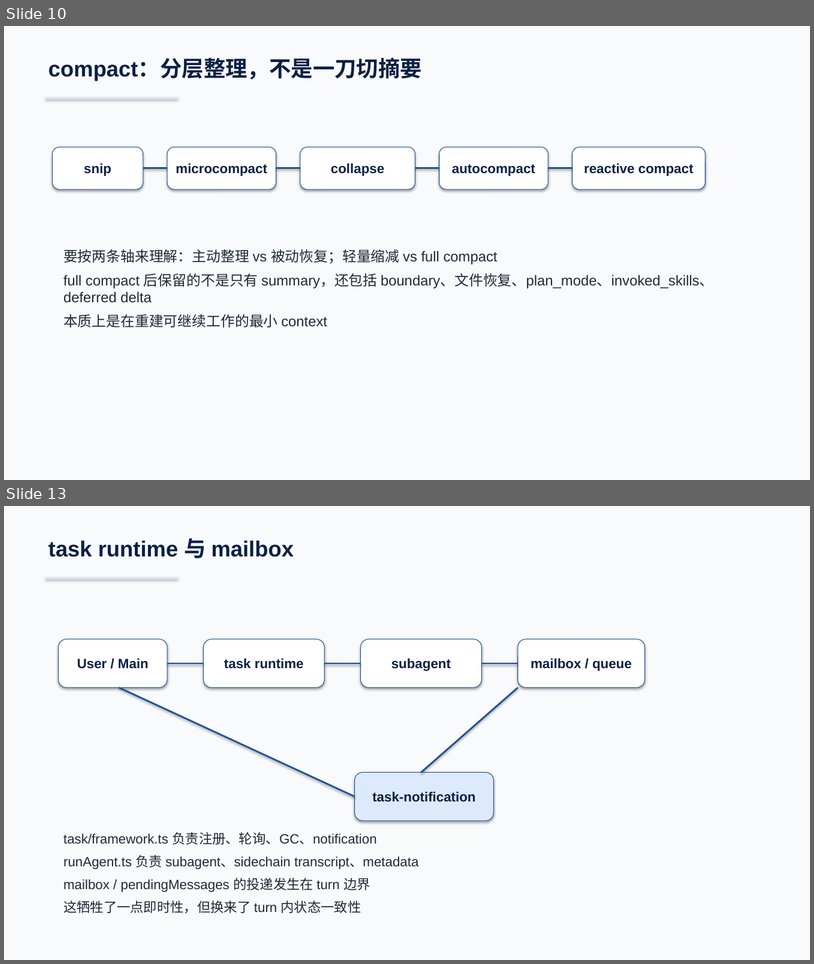
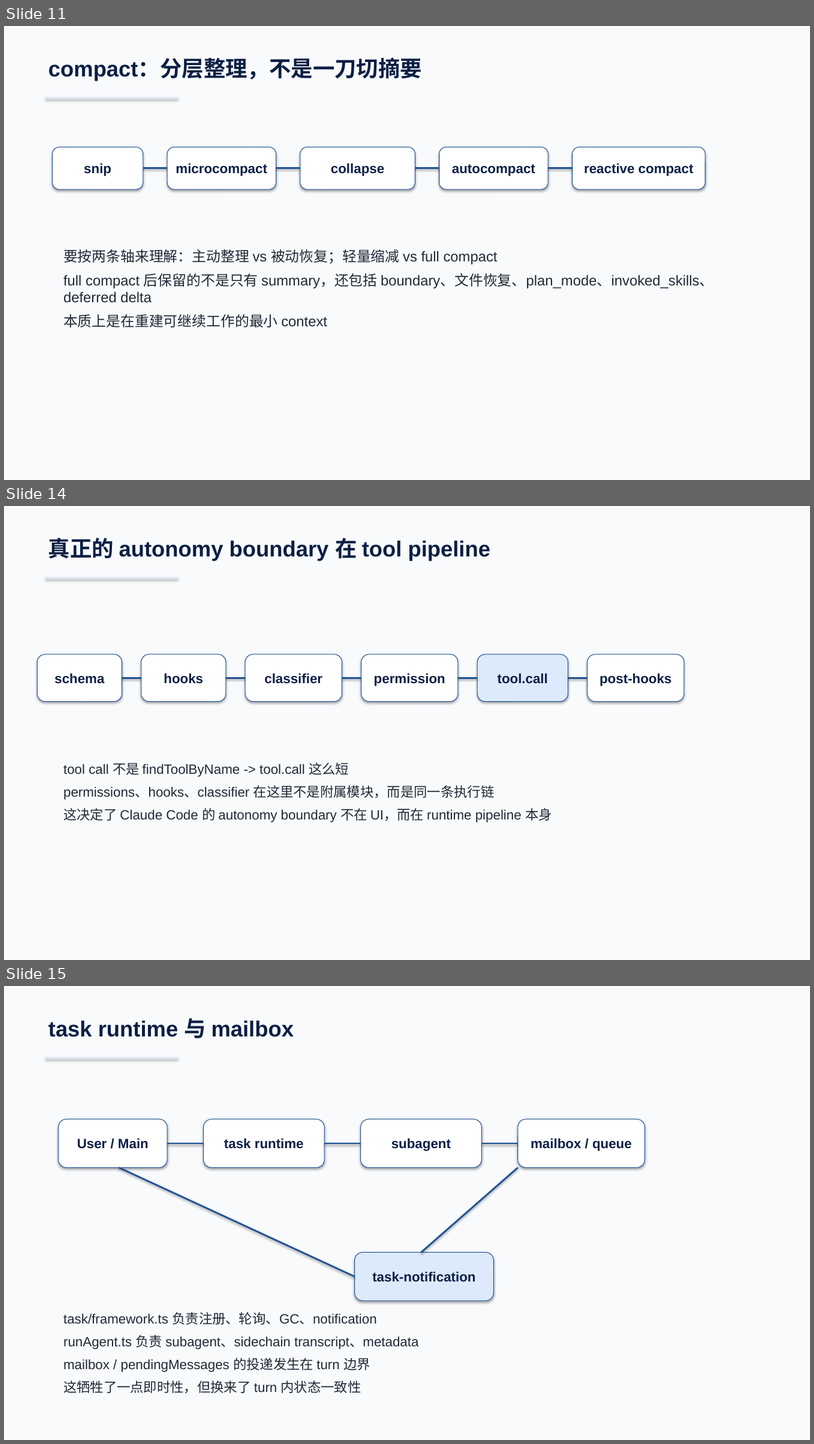
Before and after one commit to boboliu-1010/ccode, a slide deck: docs/zh/00-代码总览与运行时走读-WPS兼容版.pptx. Shown one above the other, each under a label of ours: slides 10 and 13 before the commit, slides 11, 14 and 15 after it; the slides between them are not shown. The pictures are 814x964 and 814x1444 pixels, drawn with LibreOffice and Linux fonts; fonts in the diff are those of the drawing. Boxes give left, top, right and bottom in pixels: in the first picture for what was removed or moved away, otherwise in the second. Text is boxed around its words. In the diff, an @@ line names an element or a change of style, - is before the commit and + after.

```diff
--- a/docs/zh/00-代码总览与运行时走读-WPS兼容版.pptx
+++ b/docs/zh/00-代码总览与运行时走读-WPS兼容版.pptx
@@ slide 14 added at box(4, 506, 810, 960), background #F8FAFC @@
@@ text added at box(48, 538, 491, 561), 26 pt, text #0B1F44, bold @@
+真正的 autonomy boundary 在 tool pipeline
@@ rectangle added at box(45, 577, 178, 579), fill #DBE4F0 @@
@@ rounded rectangle added at box(37, 654, 122, 702), fill #FFFFFF, outline #205295 0.75 pt, 16 pt, text #0B1F44, bold @@
+schema
@@ rounded rectangle added at box(141, 654, 226, 702), fill #FFFFFF, outline #205295 0.75 pt, 16 pt, text #0B1F44, bold @@
+hooks
@@ rounded rectangle added at box(245, 654, 342, 702), fill #FFFFFF, outline #205295 0.75 pt, 16 pt, text #0B1F44, bold @@
+classifier
@@ rounded rectangle added at box(362, 654, 458, 702), fill #FFFFFF, outline #205295 0.75 pt, 16 pt, text #0B1F44, bold @@
+permission
@@ rounded rectangle added at box(477, 654, 569, 702), fill #DDEAFB, outline #205295 0.75 pt, 16 pt, text #0B1F44, bold @@
+tool.call
@@ rounded rectangle added at box(588, 654, 684, 702), fill #FFFFFF, outline #205295 0.75 pt, 16 pt, text #0B1F44, bold @@
+post-hooks
@@ line added from (122, 678) to (141, 678), #205295 2 pt @@
@@ line added from (226, 678) to (245, 678), #205295 2 pt @@
@@ line added from (342, 678) to (362, 678), #205295 2 pt @@
@@ line added from (458, 678) to (477, 678), #205295 2 pt @@
@@ line added from (569, 678) to (588, 678), #205295 2 pt @@
@@ text added at box(63, 762, 552, 822), 16 pt, text #1F2937 @@
+tool call 不是 findToolByName -> tool.call 这么短
+permissions、hooks、classifier 在这里不是附属模块，而是同一条执行链
+这决定了 Claude Code 的 autonomy boundary 不在 UI，而在 runtime pipeline 本身
@@ what was slide 10 is now slide 11 @@
@@ what was slide 13 is now slide 15 @@
```
Also in this commit, not shown: 2 slides changed, 7 other slides added, 3 slides removed, 1 other file.
